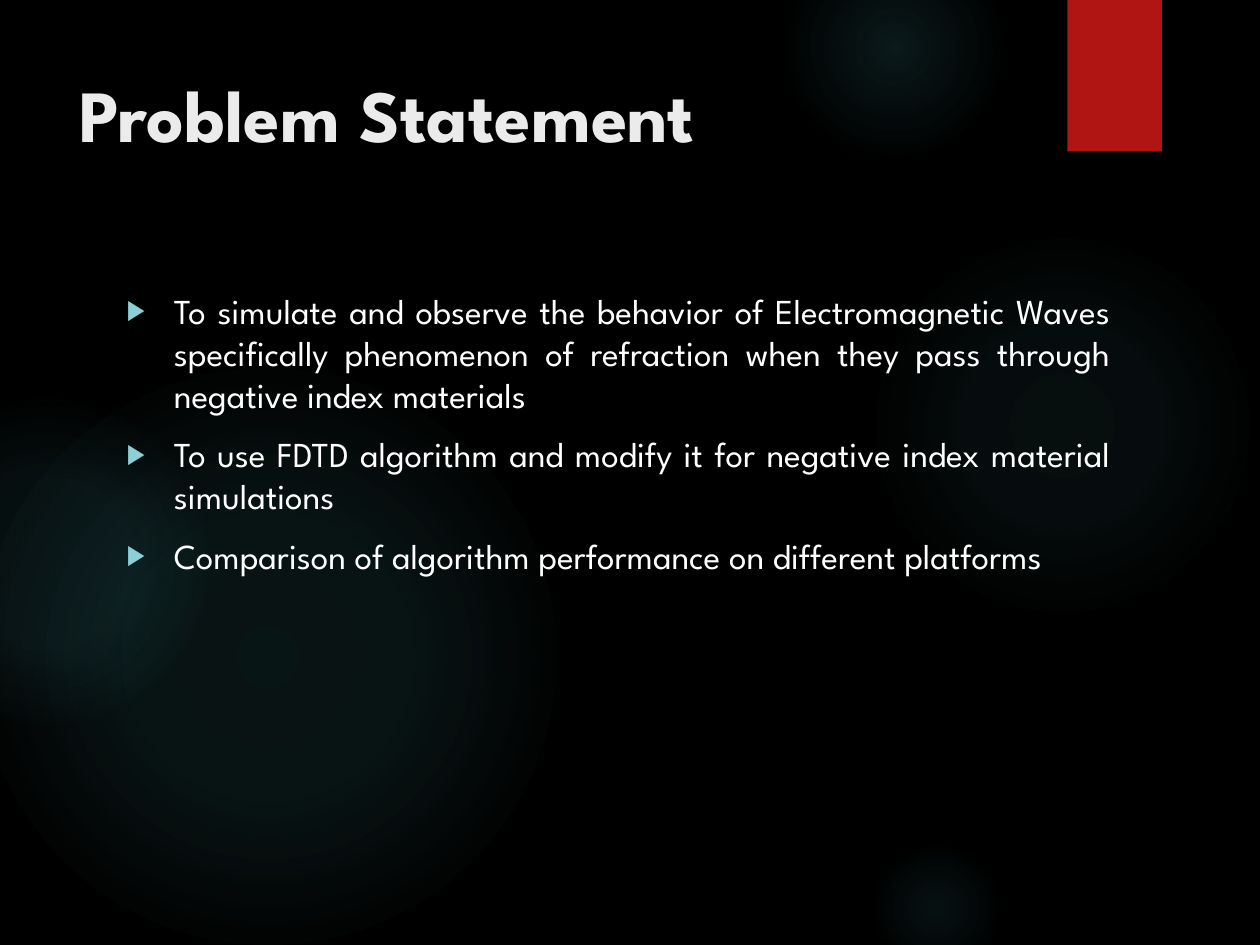
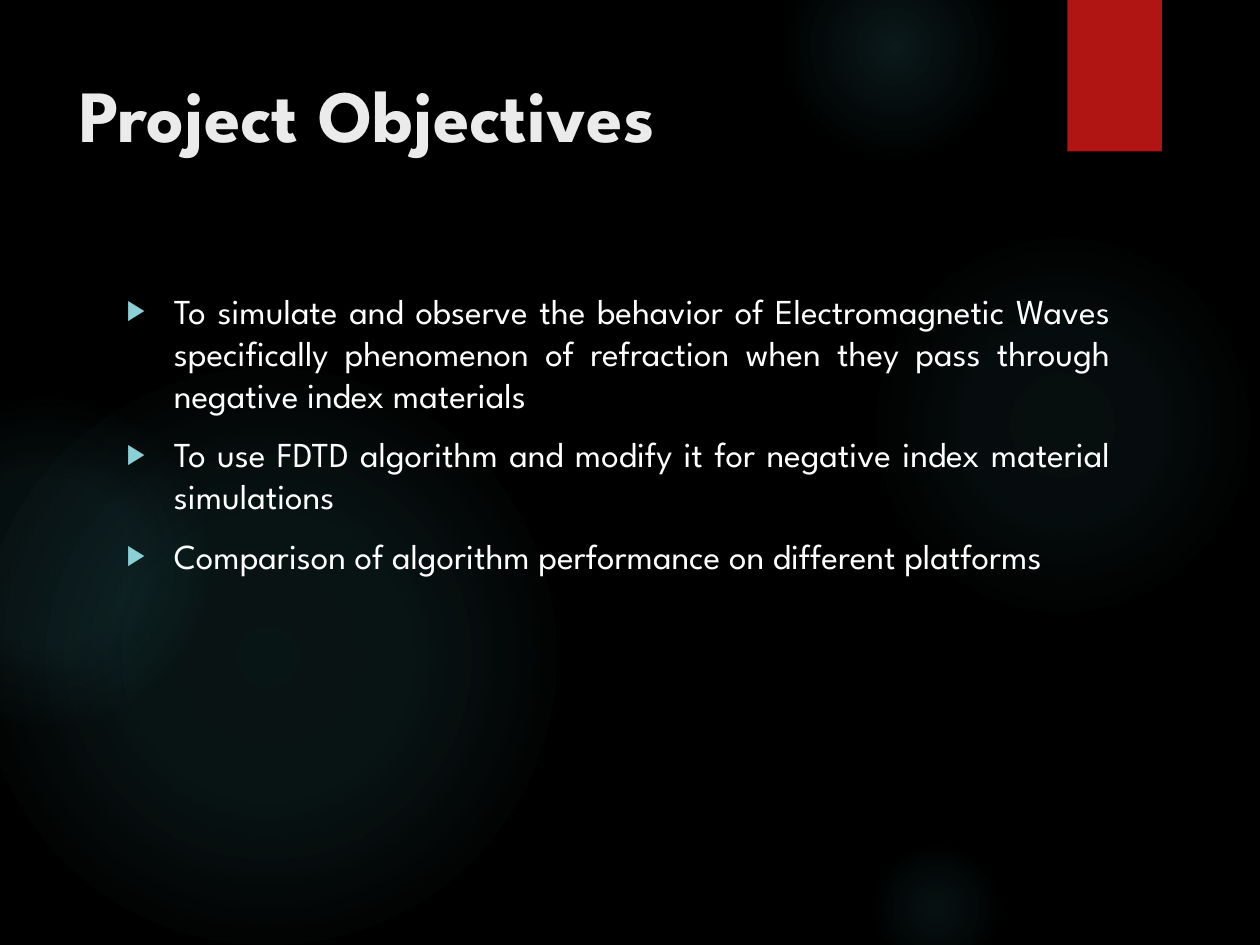
Before and after one commit to junaidnasir/gpu-em-nim, a slide deck: slide 2 of FYP_Defense_Presentation/FYP-1_presentation.pptx. Drawn at 1260x945 pixels with LibreOffice and Linux fonts; fonts in the diff are those of the drawing; background and template pictures are left out. Boxes give left, top, right and bottom in pixels: in the first picture for what was removed or moved away, otherwise in the second. Text is boxed around its words. In the diff, an @@ line names an element or a change of style, - is before the commit and + after.

```diff
--- a/FYP_Defense_Presentation/FYP-1_presentation.pptx
+++ b/FYP_Defense_Presentation/FYP-1_presentation.pptx
@@ title at (79,91,655,158): text changed @@
-Problem Statement
+Project Objectives
```
Also in this commit, not shown: 2 other slides changed.
